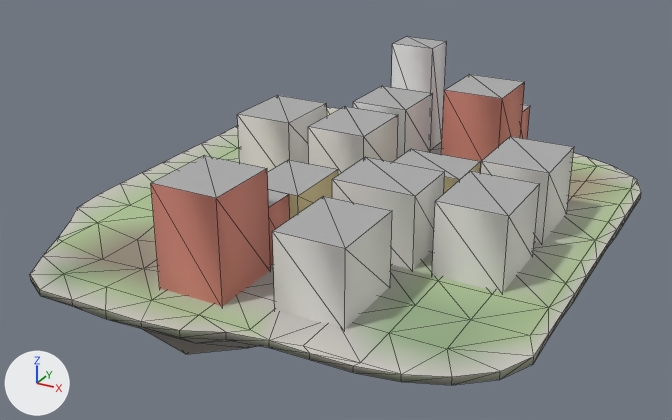
Before and after pictures for a commit that changed the glTF model godot_project/remake/sky/islands/SKY-039.lod1.glb.
One viewpoint serves both versions: a camera (50 mm lens) standing at (101.0, -192.6, 93.4) and looking at (-2.9, -3.7, -1.1). Lighting does not change. The marker at lower left points along +X, +Y and +Z. The picture after the commit comes second. Mesh edges are drawn as thin lines.

Before the edit, the objects in view are built like this:
```python
me_buildings = bpy.data.meshes.new('buildings')
me_buildings.from_pydata(...)  # 112 vertices, 140 faces; spans x -36.1..49.2, y -59.3..57.4, z -0.5..30.1
me_buildings.materials.append(mat_sky_lod_bldg)
me_deck = bpy.data.meshes.new('deck')
me_deck.from_pydata(...)  # 159 vertices, 262 faces; spans x -60.5..62.4, y -71.9..67.7, z -1.8..0.0
me_deck.materials.append(mat_sky_deck)
me_rock = bpy.data.meshes.new('rock')
me_rock.from_pydata(...)  # 146 vertices, 236 faces; spans x -60.5..62.4, y -71.9..67.7, z -34.3..0.0
me_rock.materials.append(mat_sky_rock)
ob_buildings = bpy.data.objects.new('buildings', me_buildings)
ob_buildings.location = (0.0, 0.0, 0.0)
ob_deck = bpy.data.objects.new('deck', me_deck)
ob_deck.location = (0.0, 0.0, 0.0)
ob_rock = bpy.data.objects.new('rock', me_rock)
ob_rock.location = (0.0, 0.0, 0.0)
```
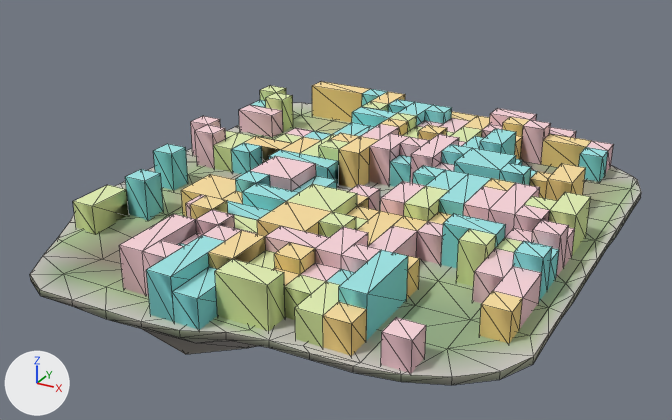
Location of each change, [x1, y1, x2, y2] in pixels of the pictures (672 x 420 px):
'warren_hull', added
    after: [73, 81, 614, 373]
'buildings', deleted
    before: [151, 37, 574, 329]

The change, as a list of edits to the scene's bpy script:
```text
Add me_warren_hull:
    me_warren_hull.from_pydata(...)  # 691 vertices, 1440 faces; spans x -57.0..57.0, y -69.0..63.0, z -0.5..10.0
    me_warren_hull.materials.append(mat_sky_lod_bldg)
Remove ob_buildings:
    ob_buildings = bpy.data.objects.new('buildings', me_buildings)
    ob_buildings.location = (0.0, 0.0, 0.0)
Add ob_warren_hull:
    ob_warren_hull = bpy.data.objects.new('warren_hull', me_warren_hull)
    ob_warren_hull.location = (0.0, 0.0, 0.0)
```
